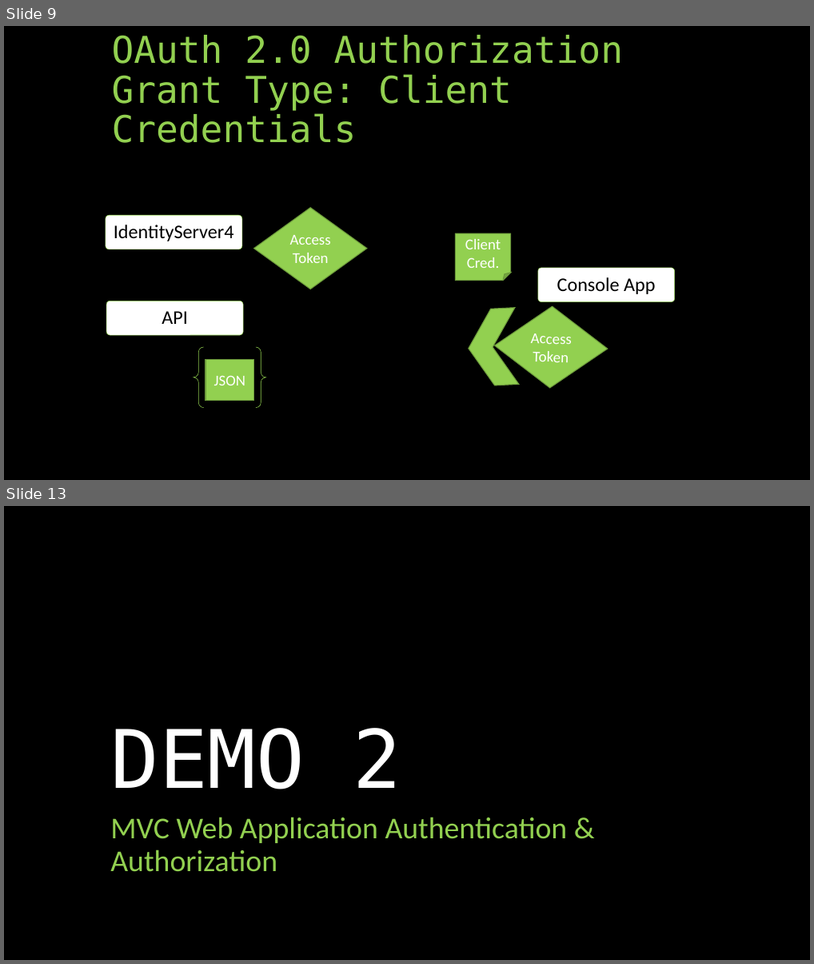
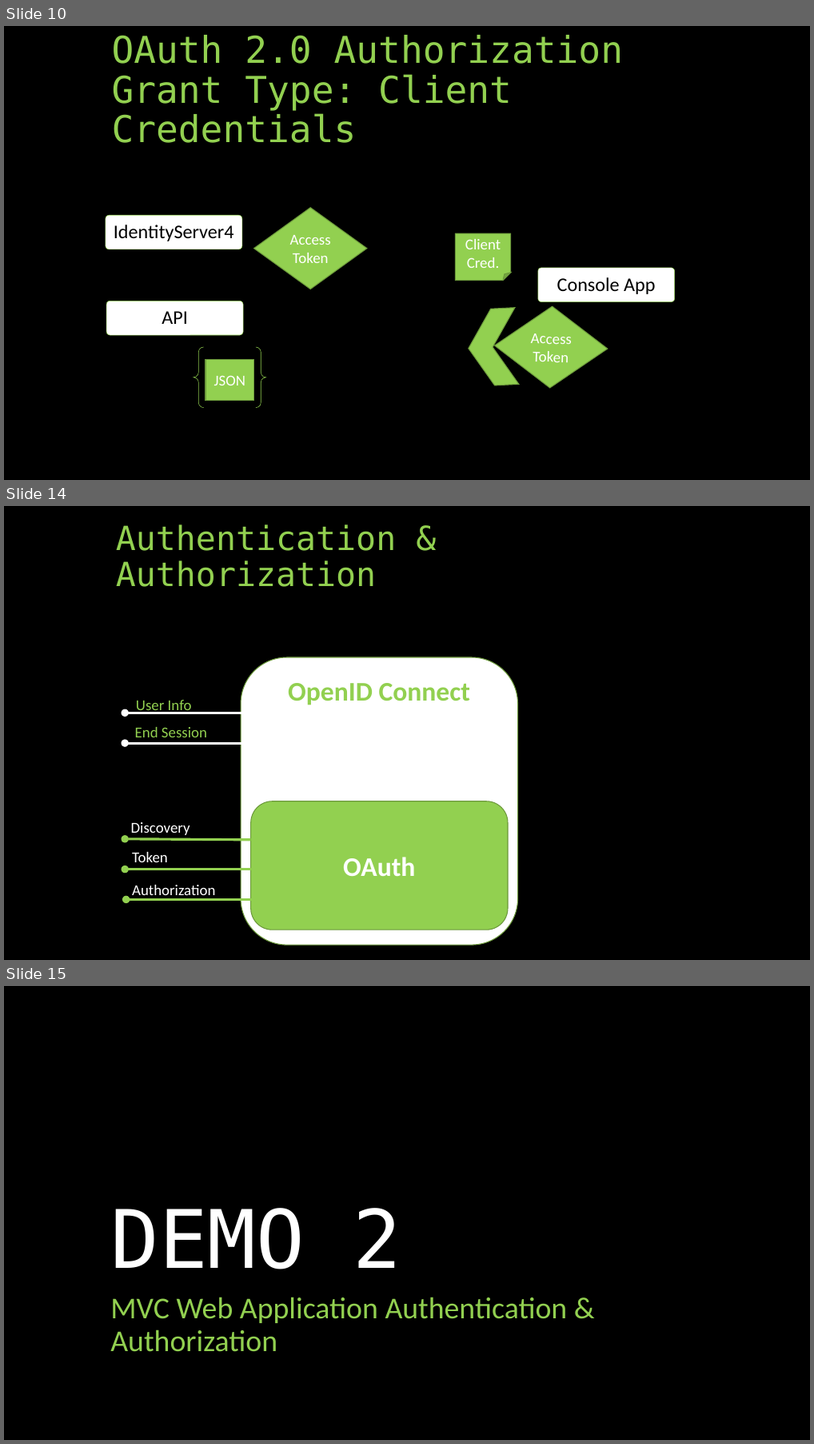
Before and after one commit to aaronralls/IdentityServer4Presentations, a slide deck: Authorization-IdentityServer4v2.pptx. Shown one above the other, each under a label of ours: slides 9 and 13 before the commit, slides 10, 14 and 15 after it; the slides between them are not shown. The pictures are 814x964 and 814x1444 pixels, drawn with LibreOffice and Linux fonts; fonts in the diff are those of the drawing. Boxes give left, top, right and bottom in pixels: in the first picture for what was removed or moved away, otherwise in the second. Text is boxed around its words. In the diff, an @@ line names an element or a change of style, - is before the commit and + after.

```diff
--- a/Authorization-IdentityServer4v2.pptx
+++ b/Authorization-IdentityServer4v2.pptx
@@ slide 14 added at bbox=[4, 506, 810, 960], background #000000 @@
@@ title added at bbox=[116, 524, 396, 587], 39.6 pt, text #92D050 @@
+Authentication & Authorization
@@ rounded rectangle added at bbox=[241, 657, 518, 944], fill #FFFFFF, outline #6C9A3B 1 pt, 32 pt, text #92D050, bold @@
+OpenID Connect
@@ arrow added from (251, 713) to (125, 713), #FFFFFF 3 pt @@
@@ text added at bbox=[136, 700, 192, 714], 18 pt, text #92D050 @@
+User Info
@@ arrow added from (252, 743) to (125, 743), #FFFFFF 3 pt @@
@@ text added at bbox=[135, 727, 207, 737], 18 pt, text #92D050 @@
+End Session
@@ rounded rectangle added at bbox=[251, 801, 508, 929], fill #92D050, outline #6C9A3B 1 pt, 32 pt, text #FFFFFF, bold @@
+OAuth
@@ arrow added from (251, 840) to (125, 839), #92D050 3 pt @@
@@ text added at bbox=[131, 822, 190, 835], 18 pt, text #FFFFFF @@
+Discovery
@@ text added at bbox=[132, 852, 168, 862], 18 pt, text #FFFFFF @@
+Token
@@ arrow added from (251, 869) to (125, 869), #92D050 3 pt @@
@@ text added at bbox=[132, 884, 215, 899], 18 pt, text #FFFFFF @@
+Authorization
@@ arrow added from (252, 900) to (126, 900), #92D050 3 pt @@
@@ what was slide 9 is now slide 10 @@
@@ what was slide 13 is now slide 15 @@
```
Also in this commit, not shown: 7 slides changed, 2 other slides added, 1 slide removed, 1 other file.
